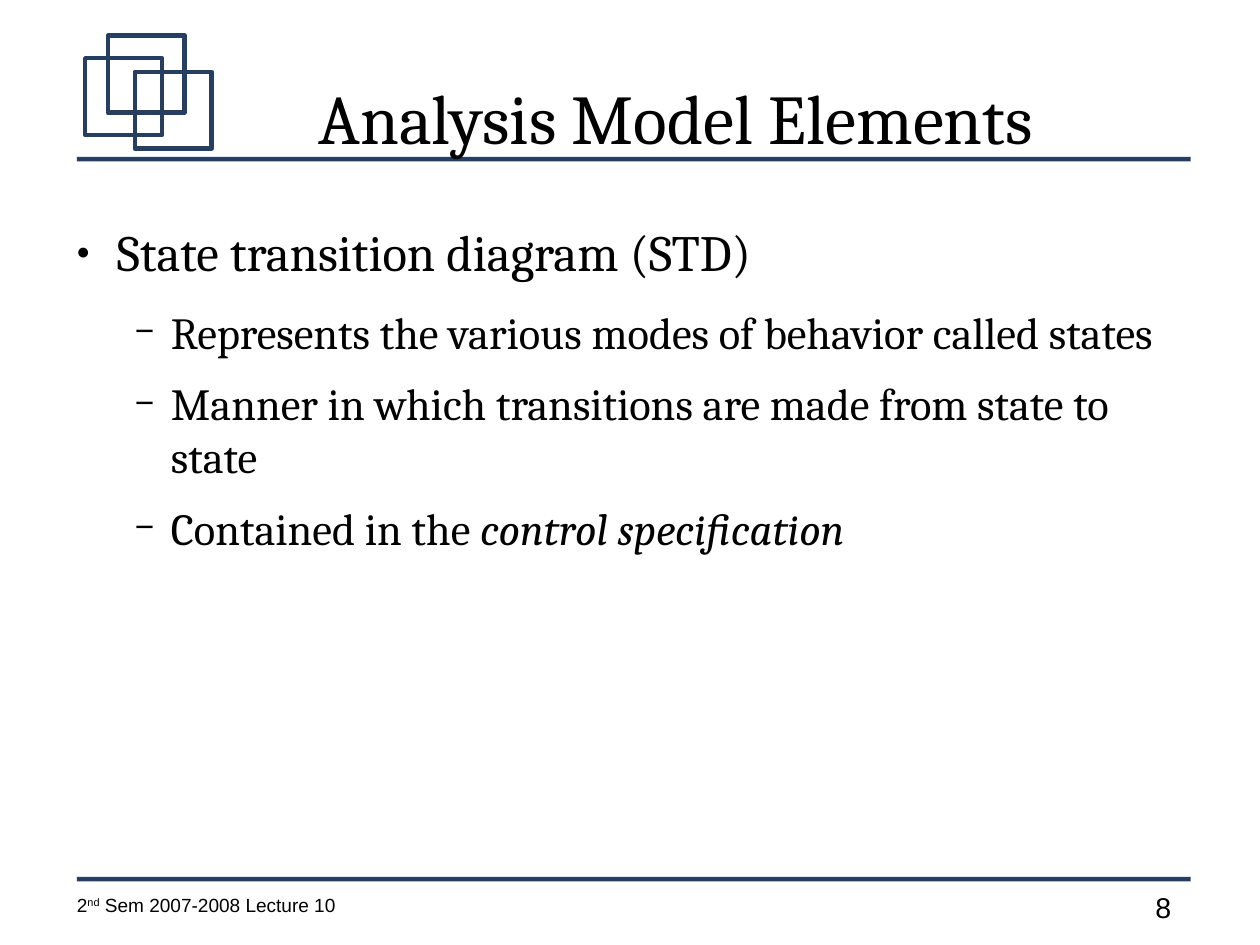
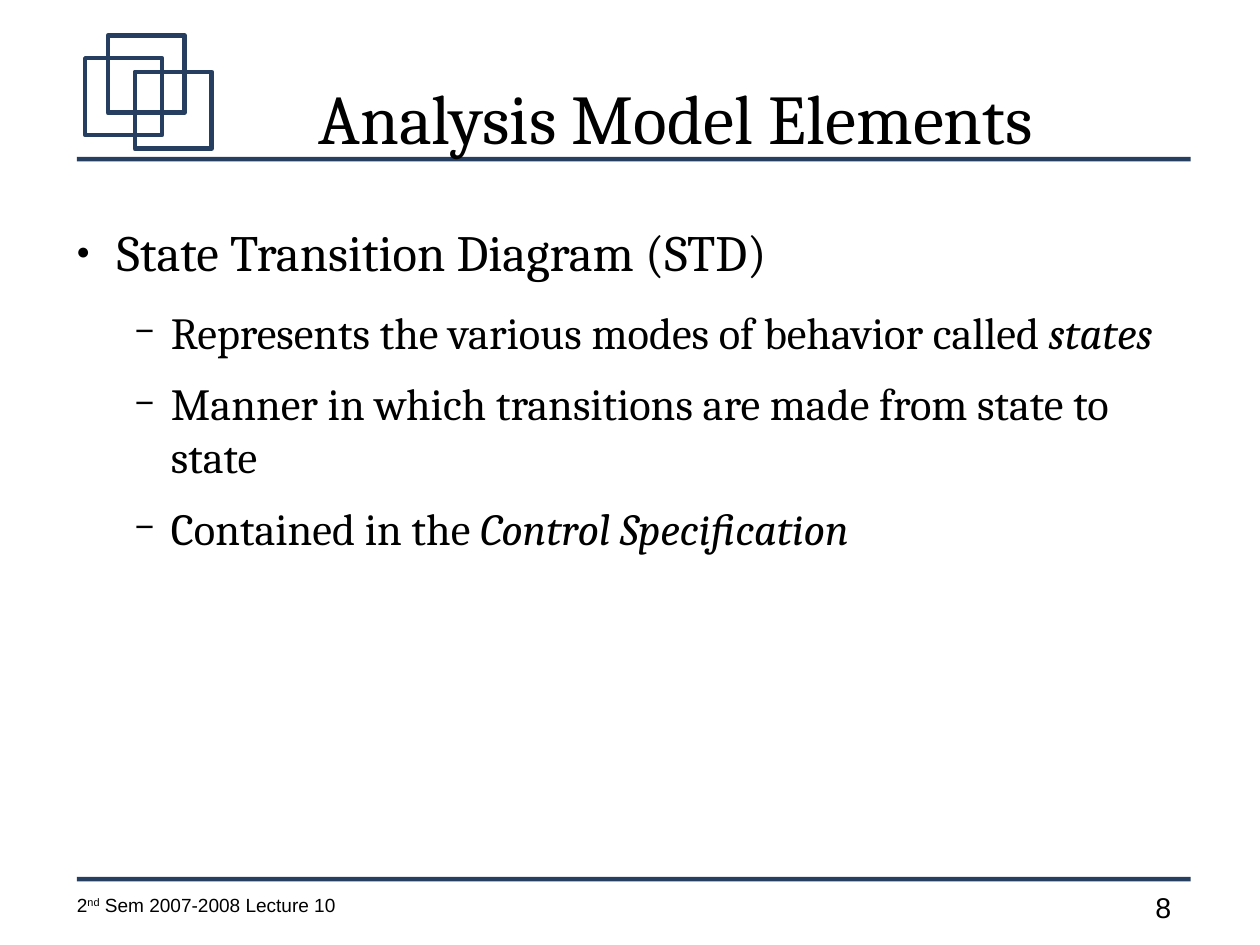
Before and after one commit to jachermocilla/jach-homepage, a slide deck: slide 8 of CMSC128-2nd-Sem-2007-L10.odp. Drawn at 1260x945 pixels with LibreOffice and Linux fonts; fonts in the diff are those of the drawing. Boxes give left, top, right and bottom in pixels: in the first picture for what was removed or moved away, otherwise in the second. Text is boxed around its words. In the diff, an @@ line names an element or a change of style, - is before the commit and + after.

```diff
--- a/CMSC128-2nd-Sem-2007-L10.odp
+++ b/CMSC128-2nd-Sem-2007-L10.odp
@@ text at [117, 235, 766, 282]: text changed @@
-● State transition diagram (STD)
+● State Transition Diagram (STD)
@@ text at [171, 317, 1153, 359]: italic on in "states" @@
@@ text at [171, 514, 849, 555]: text changed @@
-  − Contained in the control specification
+  − Contained in the Control Specification
```
Also in this commit, not shown: 16 other slides changed.
